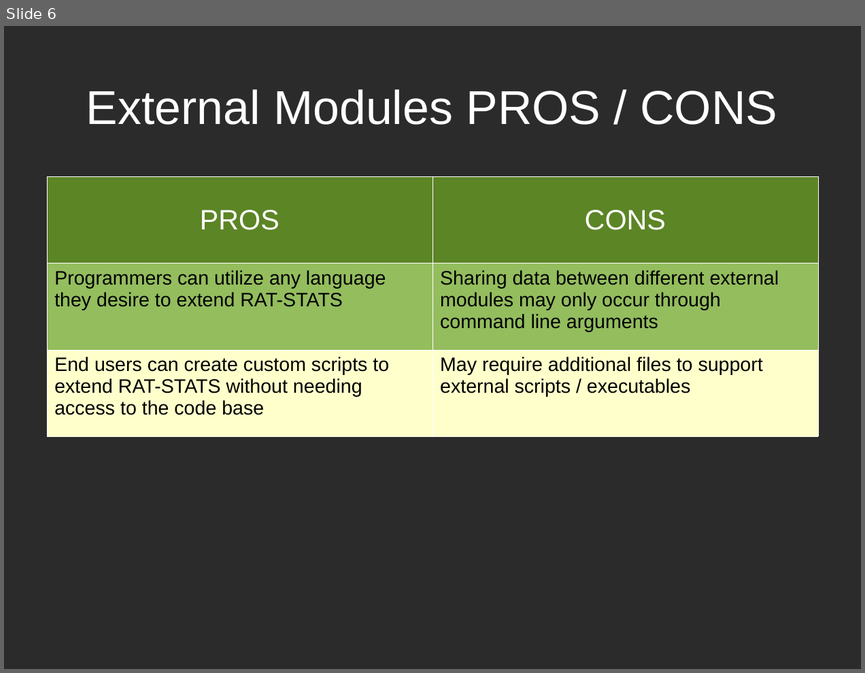
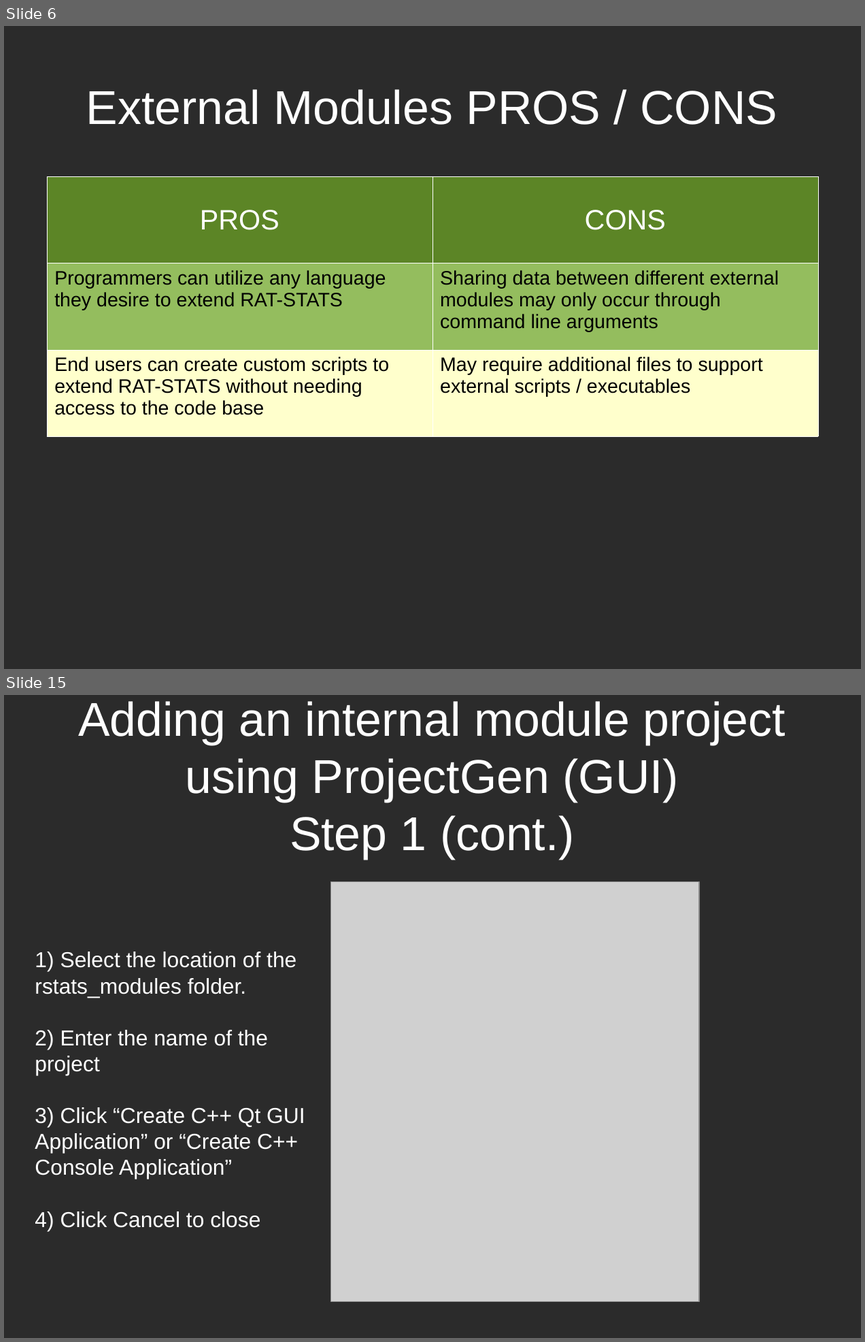
Before and after one commit to cbtek/RStats2017, a slide deck: submission/rstats_help/rstats_module_extensions.odp. Shown one above the other, each under a label of ours: slide 6 before the commit, slides 6 and 15 after it; the slides between them are not shown. The pictures are 865x673 and 865x1342 pixels, drawn with LibreOffice and Linux fonts; fonts in the diff are those of the drawing; grey boxes stand for pictures; background and template pictures are left out; a plain dark background stands for a picture behind light text. Boxes give left, top, right and bottom in pixels: in the first picture for what was removed or moved away, otherwise in the second. Text is boxed around its words. In the diff, an @@ line names an element or a change of style, - is before the commit and + after.

```diff
--- a/submission/rstats_help/rstats_module_extensions.odp
+++ b/submission/rstats_help/rstats_module_extensions.odp
@@ slide 15 added at (4,695,861,1338), background picture (left out) @@
@@ title added at (78,701,785,859), 44 pt, text #FFFFFF @@
+Adding an internal module project
+using ProjectGen (GUI)
+Step 1 (cont.)
@@ picture added at (331,881,700,1302) @@
@@ text added at (35,951,305,1230), 20 pt, text #FFFFFF @@
+1) Select the location of the rstats_modules folder.
+2) Enter the name of the project
+3) Click “Create C++ Qt GUI Application” or “Create C++ Console Application”
+4) Click Cancel to close
```
Also in this commit, not shown: 3 slides changed, 18 other slides added, 16 other files.
